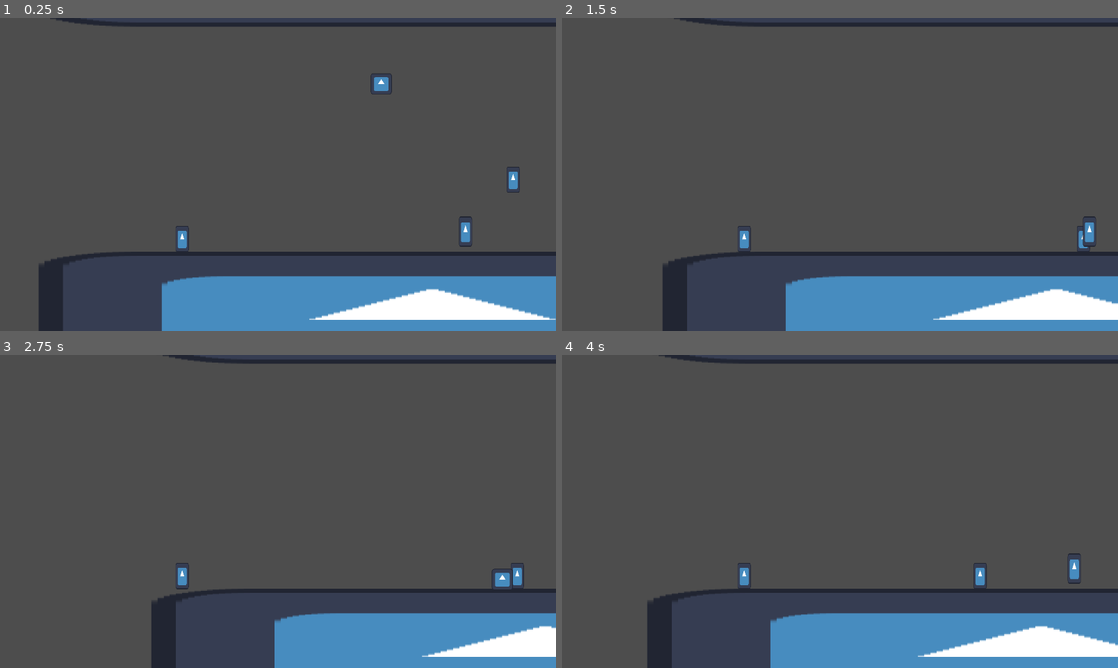
Above: before the commit, frames 1-4 (two rows, left to right).
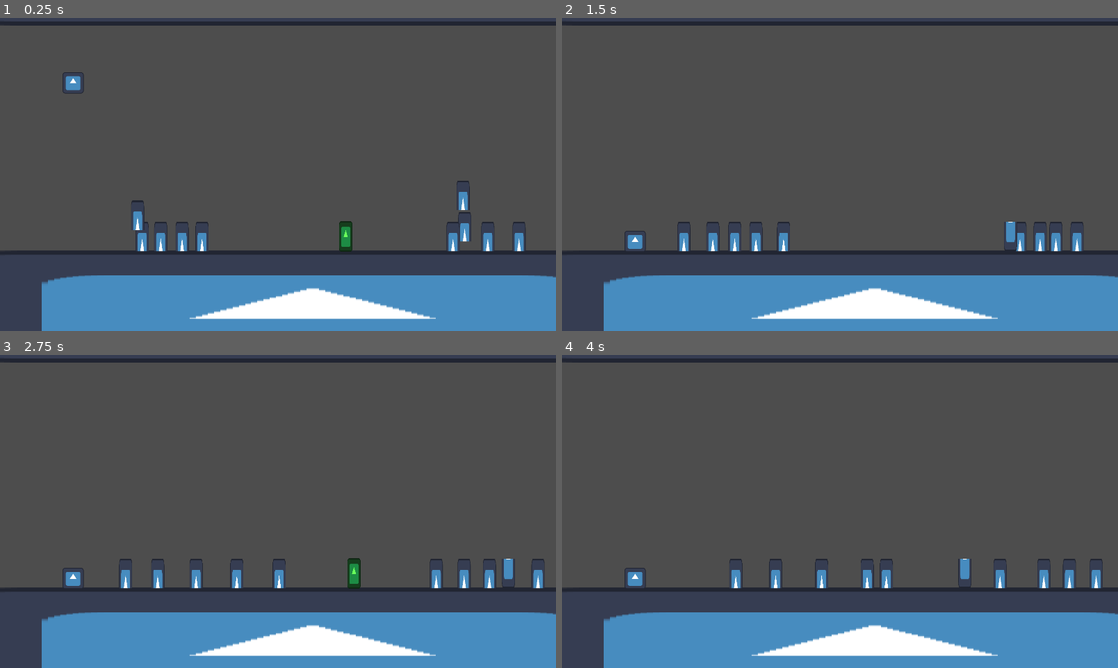
Above: after the commit, the same moments.

Repository: Neverknow247/project-demon-sword
Game: Godot game, scene res://enemies/enemy_test.tscn
Same seed, same stepped clock (60 frames per second), same inputs: the game is played once before the commit and once after it. This scene is started directly instead of the project's main scene. The engine's default icon, where the game draws it, is replaced by a stand-in: a white triangle on a blue panel in a dark square.
Inputs (mouse positions are in pixels of both pictures, inside the frame that each line leads up to):
- Up to frame 1 (0.25 s): no input
- Up to frame 2 (1.5 s): tap Enter (ui_accept) at 0.5, 0.77 s; move the mouse to (962, 158) at 0.52 s; hold Right (ui_right) 0.53-1.25 s; tap O at 0.6 s; click (962, 158) at 0.67 s; drag from (728, 190) to (812, 237) at 1.27 s
- Up to frame 3 (2.75 s): move the mouse to (333, 442) at 2.02 s; hold Left (ui_left) from 2.03 s (still down); tap Shift at 2.1 s
- Up to frame 4 (4 s): release Left (ui_left) at 2.75 s; drag from (812, 574) to (673, 464) at 2.77 s; move the mouse to (1006, 558) at 3.52 s; hold Right (ui_right) from 3.53 s (still down); tap O at 3.6 s; tap Enter (ui_accept) at 3.77 s

The runs differ from the first frame. In frame 1, 11% of the frame differs, in the area x 0-100%, y 0-100%; in frame 2, 14%; in frame 3, 15%; in frame 4, 13%.

Commit message:
cultist avoidance behavior
implemented boid-like avoidance behavior for the cultist enemies, and a basic attack state

Diff:
--- a/enemies/dead_cultist.gd
+++ /dev/null
@@ -1,41 +0,0 @@
-extends CharacterBody2D
-
-enum {
-	IDLE
-}
-var state := IDLE
-
-@onready var ground_cast = $GroundCast
-@onready var idle_timer = $IdleTimer
-
-#@onready var idle_timer =
-
-@export var speed = 50.0
-@export var jump_velocity = -400.0
-
-var idle_direction := -1
-var idle_paused := false
-
-func _physics_process(delta):
-	match state:
-		IDLE:
-			if not idle_paused:
-				if not ground_cast.is_colliding():
-					idle_direction *= -1
-				velocity.x = idle_direction * speed
-				ground_cast.position.x = 7 * idle_direction
-			else:
-				velocity.x = 0
-
-	# Add the gravity.
-	if not is_on_floor():
-		velocity += get_gravity() * delta
-
-	move_and_slide()
-
-
-func _on_idle_timer_timeout():
-	if state == IDLE:
-		idle_paused = not idle_paused
-		idle_timer.wait_time = randf_range(0.5, 2.0)
-		idle_timer.start()
--- a/enemies/dead_cultist.tscn
+++ /dev/null
@@ -1,30 +0,0 @@
-[gd_scene load_steps=4 format=3 uid="uid://d0hwat12i2kka"]
-
-[ext_resource type="Texture2D" uid="uid://b00j486ve3rat" path="res://icon.svg" id="1_7qym3"]
-[ext_resource type="Script" path="res://enemies/dead_cultist.gd" id="1_fycvj"]
-
-[sub_resource type="RectangleShape2D" id="RectangleShape2D_fyql6"]
-size = Vector2(8, 2)
-
-[node name="DeadCultist" type="CharacterBody2D"]
-collision_layer = 8
-script = ExtResource("1_fycvj")
-
-[node name="Icon" type="Sprite2D" parent="."]
-position = Vector2(8.9407e-08, -8)
-scale = Vector2(0.0625, 0.125)
-texture = ExtResource("1_7qym3")
-
-[node name="CollisionShape2D" type="CollisionShape2D" parent="."]
-position = Vector2(0, -1)
-shape = SubResource("RectangleShape2D_fyql6")
-
-[node name="GroundCast" type="RayCast2D" parent="."]
-position = Vector2(-7, -13)
-target_position = Vector2(0, 15)
-
-[node name="IdleTimer" type="Timer" parent="."]
-one_shot = true
-autostart = true
-
-[connection signal="timeout" from="IdleTimer" to="." method="_on_idle_timer_timeout"]
--- /dev/null
+++ b/enemies/dead_cultist/dead_cultist.gd
@@ -0,0 +1,132 @@
+extends CharacterBody2D
+
+class_name DeadCultist
+
+enum {
+	RESTING,
+	IDLE,
+	FOLLOWING,
+	ATTACKING,
+	DEAD
+}
+var state := IDLE
+var state_process = process_idle
+
+@onready var ground_cast = $GroundCast
+@onready var idle_timer = $IdleTimer
+
+#@onready var idle_timer =
+
+@export var speed = 40.0
+@export var jump_velocity = -400.0
+
+var idle_direction := -1
+var idle_paused := false
+
+var attack_target = null
+
+func _ready() -> void:
+	pass
+
+func _physics_process(delta):
+	state_process.call(delta)
+
+	# Add the gravity.
+	if not is_on_floor():
+		velocity += get_gravity() * delta
+
+	move_and_slide()
+
+func process_idle(delta:float) -> void:
+	$AnimationPlayer.play("idle")
+	if not idle_paused:
+		if not ground_cast.is_colliding():
+			idle_direction *= -1
+		velocity.x = idle_direction * speed
+		ground_cast.position.x = 7 * idle_direction
+	else:
+		velocity.x = 0
+
+	if velocity.x > 0:
+		pass
+
+func process_attack(delta:float) -> void:
+	$AnimationPlayer.play("attack")
+	velocity.x = 0
+
+func process_following(delta:float) -> void:
+	$AnimationPlayer.play("idle")
+
+	if attack_target == null:
+		set_state(IDLE)
+		return
+
+	if not idle_paused:
+		var attack_target_direction = sign(attack_target.position.x - position.x)
+
+		if not ground_cast.is_colliding():
+			velocity.x = 0
+		else:
+			#velocity.x = attack_target_direction * speed
+			var attack_target_distance = abs(attack_target.position.x - position.x)
+
+			if attack_target_distance <= 8 and randi() % 8 == 0:
+				set_state(ATTACKING)
+				return
+
+			var closest_neighbor_pos_x
+			var shortest_neighbor_distance = null
+			for enemy in $BoidArea.get_overlapping_bodies():
+				if enemy == self:
+					continue
+				if enemy is DeadCultist:
+					var neighbor_distance = abs(enemy.position.x - position.x)
+					if shortest_neighbor_distance == null or neighbor_distance < shortest_neighbor_distance:
+						closest_neighbor_pos_x = enemy.position.x
+						shortest_neighbor_distance = neighbor_distance
+
+			#if attack_
+			if attack_target_distance > 16 and (shortest_neighbor_distance == null or attack_target_distance < shortest_neighbor_distance):
+				#velocity.x = attack_target_direction * speed
+				velocity.x = lerp(velocity.x, attack_target_direction * speed, delta)
+			elif shortest_neighbor_distance != null:
+				velocity.x = lerp(velocity.x, -sign(closest_neighbor_pos_x - position.x) * speed * 0.5, delta)
+			else:
+				velocity.x = 0
+			#if
+
+		ground_cast.position.x = 7 * attack_target_direction
+	else:
+		velocity.x = 0
+
+func _on_idle_timer_timeout():
+	if state == IDLE:
+		idle_paused = not idle_paused
+		idle_timer.wait_time = randf_range(0.5, 2.0)
+		idle_timer.start()
+
+func set_state(value) -> void:
+	state = value
+	match state:
+		RESTING:
+			pass
+		IDLE:
+			state_process = process_idle
+		FOLLOWING:
+			state_process = process_following
+		ATTACKING:
+			state_process = process_attack
+		DEAD:
+			pass
+
+func set_flip(value) -> void:
+	$Sprite.flip_h = value
+	if value == false:
+		$FlipHelper.scale.x = 1
+	else:
+		$FlipHelper.scale.x = -1
+
+
+func _on_animation_player_animation_finished(anim_name):
+	if state == ATTACKING and anim_name == "attack":
+		set_state(FOLLOWING)
--- /dev/null
+++ b/enemies/dead_cultist/dead_cultist.tscn
@@ -0,0 +1,150 @@
+[gd_scene load_steps=13 format=3 uid="uid://d0hwat12i2kka"]
+
+[ext_resource type="Texture2D" uid="uid://b00j486ve3rat" path="res://icon.svg" id="1_7qym3"]
+[ext_resource type="Script" path="res://enemies/dead_cultist/dead_cultist.gd" id="1_fycvj"]
+[ext_resource type="PackedScene" uid="uid://cqtt8alj5aqm1" path="res://characters/hitbox.tscn" id="3_r8rsg"]
+[ext_resource type="PackedScene" uid="uid://olyv8q2cl8v7" path="res://characters/hurtbox.tscn" id="4_51765"]
+
+[sub_resource type="CircleShape2D" id="CircleShape2D_3o2sy"]
+radius = 5.0
+
+[sub_resource type="RectangleShape2D" id="RectangleShape2D_fyql6"]
+size = Vector2(8, 2)
+
+[sub_resource type="RectangleShape2D" id="RectangleShape2D_uj0lm"]
+size = Vector2(24, 18)
+
+[sub_resource type="Animation" id="Animation_c6bl8"]
+resource_name = "idle"
+tracks/0/type = "value"
+tracks/0/imported = false
+tracks/0/enabled = true
+tracks/0/path = NodePath("Sprite:frame")
+tracks/0/interp = 1
+tracks/0/loop_wrap = true
+tracks/0/keys = {
+"times": PackedFloat32Array(0),
+"transitions": PackedFloat32Array(1),
+"update": 1,
+"values": [0]
+}
+
+[sub_resource type="Animation" id="Animation_3oc7f"]
+resource_name = "attack"
+tracks/0/type = "value"
+tracks/0/imported = false
+tracks/0/enabled = true
+tracks/0/path = NodePath("Sprite:frame")
+tracks/0/interp = 1
+tracks/0/loop_wrap = true
+tracks/0/keys = {
+"times": PackedFloat32Array(0),
+"transitions": PackedFloat32Array(1),
+"update": 1,
+"values": [1]
+}
+tracks/1/type = "value"
+tracks/1/imported = false
+tracks/1/enabled = true
+tracks/1/path = NodePath("FlipHelper/HitBox/CollisionShape2D:disabled")
+tracks/1/interp = 1
+tracks/1/loop_wrap = true
+tracks/1/keys = {
+"times": PackedFloat32Array(0, 0.433333, 0.833333),
+"transitions": PackedFloat32Array(1, 1, 1),
+"update": 1,
+"values": [true, false, true]
+}
+
+[sub_resource type="Animation" id="Animation_faexn"]
+length = 0.001
+tracks/0/type = "value"
+tracks/0/imported = false
+tracks/0/enabled = true
+tracks/0/path = NodePath("Sprite:frame")
+tracks/0/interp = 1
+tracks/0/loop_wrap = true
+tracks/0/keys = {
+"times": PackedFloat32Array(0),
+"transitions": PackedFloat32Array(1),
+"update": 1,
+"values": [0]
+}
+tracks/1/type = "value"
+tracks/1/imported = false
+tracks/1/enabled = true
+tracks/1/path = NodePath("FlipHelper/HitBox/CollisionShape2D:disabled")
+tracks/1/interp = 1
+tracks/1/loop_wrap = true
+tracks/1/keys = {
+"times": PackedFloat32Array(0),
+"transitions": PackedFloat32Array(1),
+"update": 1,
+"values": [true]
+}
+
+[sub_resource type="AnimationLibrary" id="AnimationLibrary_23u6s"]
+_data = {
+"RESET": SubResource("Animation_faexn"),
+"attack": SubResource("Animation_3oc7f"),
+"idle": SubResource("Animation_c6bl8")
+}
+
+[sub_resource type="RectangleShape2D" id="RectangleShape2D_fgpfr"]
+size = Vector2(8, 18)
+
+[node name="DeadCultist" type="CharacterBody2D"]
+collision_layer = 8
+script = ExtResource("1_fycvj")
+
+[node name="Sprite" type="Sprite2D" parent="."]
+position = Vector2(8.9407e-08, -9)
+scale = Vector2(0.0625, 0.28125)
+texture = ExtResource("1_7qym3")
+vframes = 2
+
+[node name="FlipHelper" type="Node2D" parent="."]
+
+[node name="HitBox" parent="FlipHelper" instance=ExtResource("3_r8rsg")]
+position = Vector2(11, -9)
+collision_mask = 4
+
+[node name="CollisionShape2D" type="CollisionShape2D" parent="FlipHelper/HitBox"]
+shape = SubResource("CircleShape2D_3o2sy")
+disabled = true
+
+[node name="CollisionShape2D" type="CollisionShape2D" parent="."]
+position = Vector2(0, -1)
+shape = SubResource("RectangleShape2D_fyql6")
+
+[node name="GroundCast" type="RayCast2D" parent="."]
+position = Vector2(-7, -13)
+target_position = Vector2(0, 15)
+
+[node name="IdleTimer" type="Timer" parent="."]
+one_shot = true
+autostart = true
+
+[node name="BoidArea" type="Area2D" parent="."]
+position = Vector2(0, -8)
+collision_layer = 0
+collision_mask = 8
+
+[node name="CollisionShape2D" type="CollisionShape2D" parent="BoidArea"]
+position = Vector2(0, -1)
+shape = SubResource("RectangleShape2D_uj0lm")
+
+[node name="AnimationPlayer" type="AnimationPlayer" parent="."]
+libraries = {
+"": SubResource("AnimationLibrary_23u6s")
+}
+
+[node name="hurtbox" parent="." instance=ExtResource("4_51765")]
+collision_layer = 16
+
+[node name="CollisionShape2D" type="CollisionShape2D" parent="hurtbox"]
+position = Vector2(0, -9)
+shape = SubResource("RectangleShape2D_fgpfr")
+
+[connection signal="timeout" from="IdleTimer" to="." method="_on_idle_timer_timeout"]
+[connection signal="animation_finished" from="AnimationPlayer" to="." method="_on_animation_player_animation_finished"]
--- /dev/null
+++ b/enemies/demon_bat/demon_bat.gd
@@ -0,0 +1,20 @@
+extends CharacterBody2D
+
+
+const SPEED = 300.0
+const JUMP_VELOCITY = -400.0
+
+enum {
+	IDLE,
+	ATTACKING_PLAYER
+}
+
+var state = IDLE
+
+func _physics_process(delta):
+	# Add the gravity.
+	if not is_on_floor():
+		velocity += get_gravity() * delta
+
+
+	move_and_slide()
--- a/enemies/demon_bat.tscn
+++ b/enemies/demon_bat/demon_bat.tscn
@@ -1,6 +1,6 @@
 [gd_scene load_steps=4 format=3 uid="uid://cggljalm4l6cb"]
 
-[ext_resource type="Script" path="res://enemies/demon_bat.gd" id="1_gnsuf"]
+[ext_resource type="Script" path="res://enemies/demon_bat/demon_bat.gd" id="1_gnsuf"]
 [ext_resource type="Texture2D" uid="uid://b00j486ve3rat" path="res://icon.svg" id="2_xhryq"]
 
 [sub_resource type="CircleShape2D" id="CircleShape2D_jf3xv"]
@@ -16,3 +16,6 @@
 
 [node name="CollisionShape2D" type="CollisionShape2D" parent="."]
 shape = SubResource("CircleShape2D_jf3xv")
+
+[node name="CeilingCast" type="RayCast2D" parent="."]
+target_position = Vector2(0, -25)
--- /dev/null
+++ b/enemies/enemy_test.gd
@@ -0,0 +1,14 @@
+extends Node2D
+
+
+# Called when the node enters the scene tree for the first time.
+func _ready():
+	for child in get_children():
+		if child is DeadCultist:
+			child.attack_target = $PlayerPlaceHolder
+			child.set_state(DeadCultist.FOLLOWING)
+
+
+# Called every frame. 'delta' is the elapsed time since the previous frame.
+func _process(delta):
+	pass
--- a/enemies/enemy_test.tscn
+++ b/enemies/enemy_test.tscn
@@ -1,13 +1,19 @@
-[gd_scene load_steps=5 format=3 uid="uid://cu8gil0c7qq0d"]
+[gd_scene load_steps=8 format=3 uid="uid://cu8gil0c7qq0d"]
 
-[ext_resource type="PackedScene" uid="uid://d0hwat12i2kka" path="res://enemies/dead_cultist.tscn" id="1_e5lfd"]
+[ext_resource type="Script" path="res://enemies/enemy_test.gd" id="1_d3hmx"]
+[ext_resource type="PackedScene" uid="uid://d0hwat12i2kka" path="res://enemies/dead_cultist/dead_cultist.tscn" id="1_e5lfd"]
 [ext_resource type="Texture2D" uid="uid://b00j486ve3rat" path="res://icon.svg" id="2_3suxo"]
-[ext_resource type="PackedScene" uid="uid://cggljalm4l6cb" path="res://enemies/demon_bat.tscn" id="2_yfuty"]
+[ext_resource type="PackedScene" uid="uid://cggljalm4l6cb" path="res://enemies/demon_bat/demon_bat.tscn" id="2_yfuty"]
+[ext_resource type="Script" path="res://enemies/player_place_holder.gd" id="5_yjmav"]
 
 [sub_resource type="RectangleShape2D" id="RectangleShape2D_sdds0"]
 size = Vector2(474.5, 78.5)
 
+[sub_resource type="RectangleShape2D" id="RectangleShape2D_8lodb"]
+size = Vector2(8, 18)
+
 [node name="EnemyTest" type="Node2D"]
+script = ExtResource("1_d3hmx")
 
 [node name="StaticBody2D" type="StaticBody2D" parent="."]
 
@@ -30,24 +36,51 @@
 texture = ExtResource("2_3suxo")
 
 [node name="DeadCultist" parent="." instance=ExtResource("1_e5lfd")]
-position = Vector2(93, -6)
-
-[node name="Camera2D" type="Camera2D" parent="DeadCultist"]
-position = Vector2(58, -47)
-zoom = Vector2(5.705, 5.705)
+position = Vector2(134, -5)
 
 [node name="DeadCultist2" parent="." instance=ExtResource("1_e5lfd")]
-position = Vector2(285, -65)
+position = Vector2(145, -21)
+
+[node name="DeadCultist3" parent="." instance=ExtResource("1_e5lfd")]
+position = Vector2(158, -13)
+
+[node name="DeadCultist4" parent="." instance=ExtResource("1_e5lfd")]
+position = Vector2(170, -20)
+
+[node name="DeadCultist5" parent="." instance=ExtResource("1_e5lfd")]
+position = Vector2(131, -42)
+
+[node name="DeadCultist6" parent="." instance=ExtResource("1_e5lfd")]
+position = Vector2(328, -54)
+
+[node name="DeadCultist7" parent="." instance=ExtResource("1_e5lfd")]
+position = Vector2(329, -35)
+
+[node name="DeadCultist8" parent="." instance=ExtResource("1_e5lfd")]
+position = Vector2(343, -25)
+
+[node name="DeadCultist9" parent="." instance=ExtResource("1_e5lfd")]
+position = Vector2(322, -16)
+
+[node name="DeadCultist10" parent="." instance=ExtResource("1_e5lfd")]
+position = Vector2(362, -15)
 
 [node name="DemonBat" parent="." instance=ExtResource("2_yfuty")]
-position = Vector2(206, -131)
+position = Vector2(92, -131)
 
 [node name="PlayerPlaceHolder" type="CharacterBody2D" parent="."]
 position = Vector2(257, -13)
 collision_layer = 2
+script = ExtResource("5_yjmav")
 
 [node name="Sprite2D" type="Sprite2D" parent="PlayerPlaceHolder"]
+modulate = Color(0.416856, 1, 0.356665, 1)
 scale = Vector2(0.062822, 0.142949)
 texture = ExtResource("2_3suxo")
 
 [node name="CollisionShape2D" type="CollisionShape2D" parent="PlayerPlaceHolder"]
+shape = SubResource("RectangleShape2D_8lodb")
+
+[node name="Camera2D" type="Camera2D" parent="."]
+position = Vector2(216, -47)
+zoom = Vector2(5.705, 5.705)
--- a/project.godot
+++ b/project.godot
@@ -24,6 +24,7 @@
 Utils="*res://singletons/utils.gd"
 Stats="*res://singletons/stats.gd"
 SaveAndLoad="*res://save_and_load/save_and_load.gd"
+Director="*res://singletons/director.gd"
 
 [display]
 
--- /dev/null
+++ b/singletons/director.gd
@@ -0,0 +1,11 @@
+extends Node
+
+
+# Called when the node enters the scene tree for the first time.
+func _ready():
+	pass # Replace with function body.
+
+
+# Called every frame. 'delta' is the elapsed time since the previous frame.
+func _process(delta):
+	pass
Renamed: enemies/demon_bat.gd -> enemies/player_place_holder.gd
